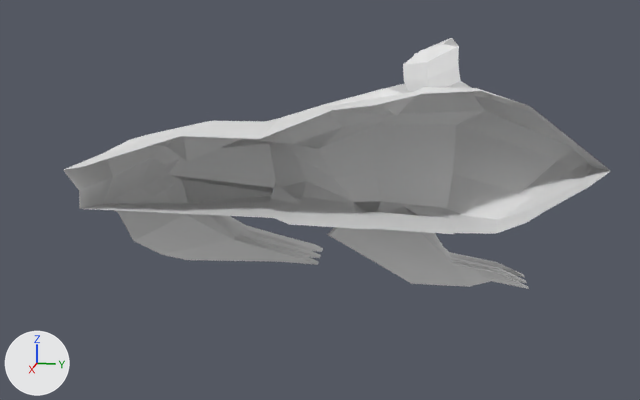
An edit to the glTF model Terrarium/models/blender/HypnoToad.glb, drawn before and after from the same camera.
The view is the same before and after, from a 50 mm lens placed at (3.52, 0.61, 1.29), pointed at (0.11, -0.07, 0.43). Lighting does not change. The marker at lower left points along +X, +Y and +Z. Where no turn or scale is listed for an object, it has been applied to the vertices. Vertices at the same position are counted once.

Script lines for the objects in view, before the commit:
```python
me_plane = bpy.data.meshes.new('Plane')
me_plane.from_pydata(...)  # 336 vertices, 646 faces; spans x -0.7..0.0, y -0.46..1.78, z -0.61..0.46
ob_plane = bpy.data.objects.new('Plane', me_plane)
ob_plane.location = (0.087, -0.737, 0.604)
```
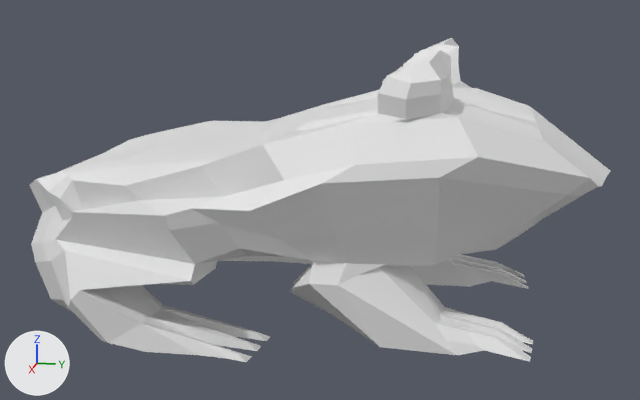
Commit message: HypnoToad Fix

The change in detail:
me_plane is used by ob_plane; location (0.087, -0.737, 0.604).
me_plane had 336 vertices, 646 faces and spanned x -0.7..0.0, y -0.46..1.78, z -0.61..0.46.
me_plane now has 648 vertices, 1292 faces and spans x -0.7..0.7, y -0.46..1.78, z -0.61..0.46.
me_plane part 1: 312 vertices added at x 0.02..0.7, y -0.44..1.77, z -0.61..0.46.

Location of each change, (x1, y1, x2, y2) in pixels of the pictures (640 x 400 px):
'Plane', reshaped (6% wider, 29% taller): before (63, 38, 610, 289); after (29, 38, 611, 362)
part 1 of me_plane, added: after (29, 50, 611, 362)
